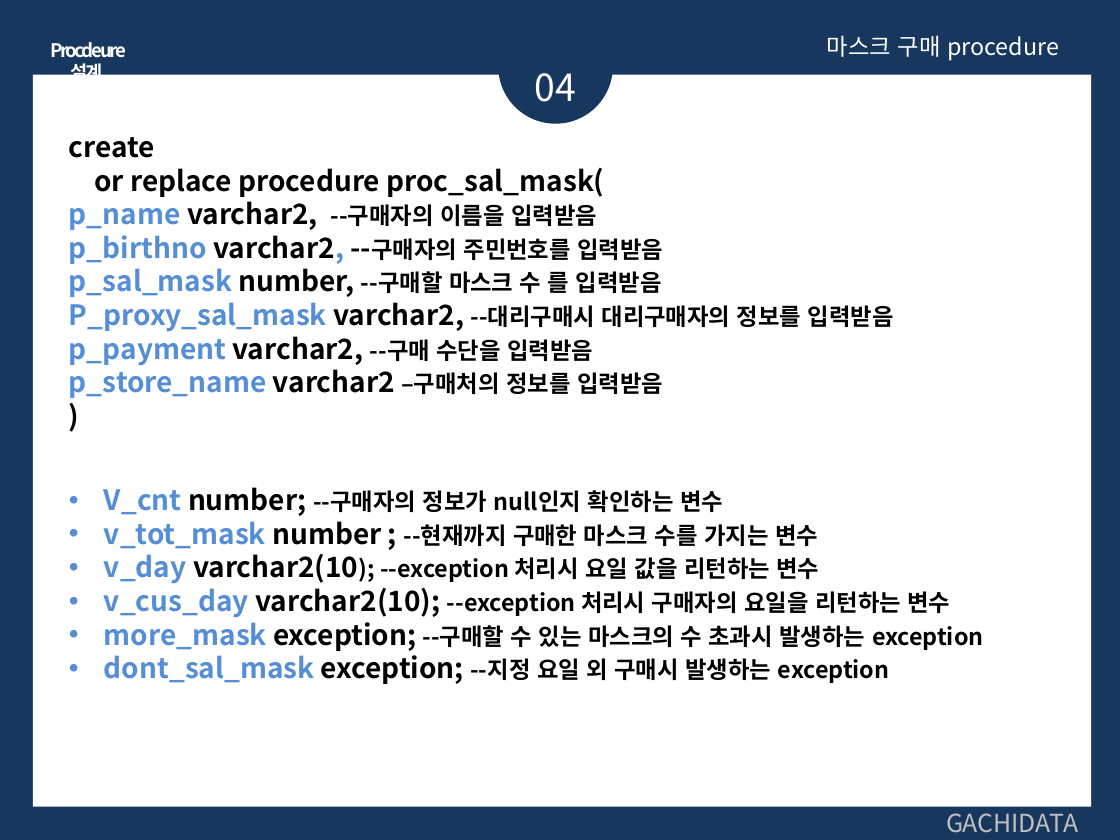
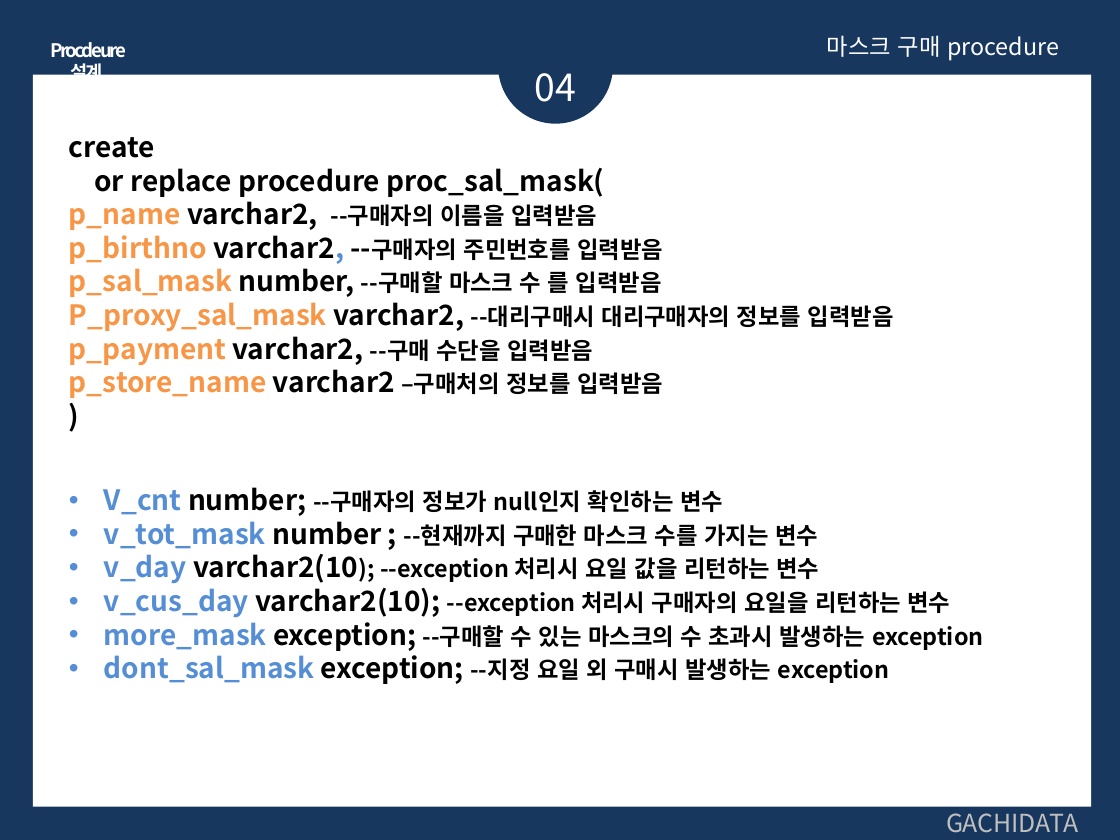
Before and after one commit to Monoreil/edu-sql, a slide deck: slide 15 of 11차SQL_hyeongmin.pptx. Drawn at 1120x840 pixels with LibreOffice and Linux fonts; fonts in the diff are those of the drawing. Boxes give left, top, right and bottom in pixels: in the first picture for what was removed or moved away, otherwise in the second. Text is boxed around its words. In the diff, an @@ line names an element or a change of style, - is before the commit and + after.

```diff
--- a/11차SQL_hyeongmin.pptx
+++ b/11차SQL_hyeongmin.pptx
@@ text at <box>69,196,894,398</box>: text colour #558ED5 to #F79646 in "p_name", "p_birthno", "p_sal_mask", "P_proxy_sal_mask" and 2 more places @@
```
Also in this commit, not shown: 6 other slides changed, 1 other file.
